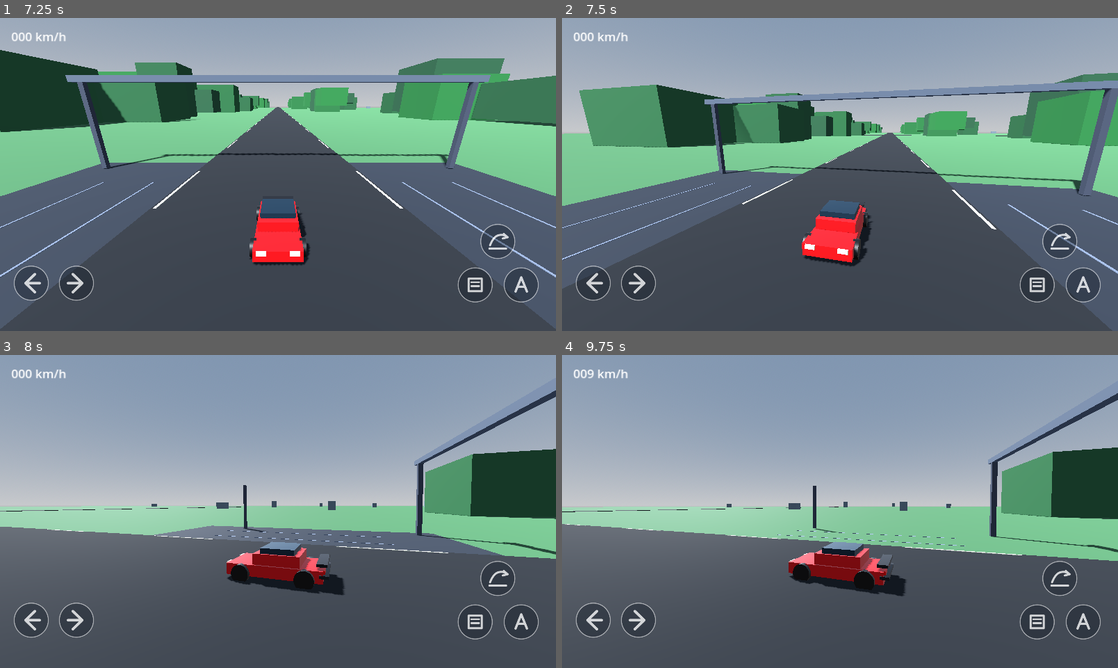
Above: before the commit, frames 1-4 (two rows, left to right).
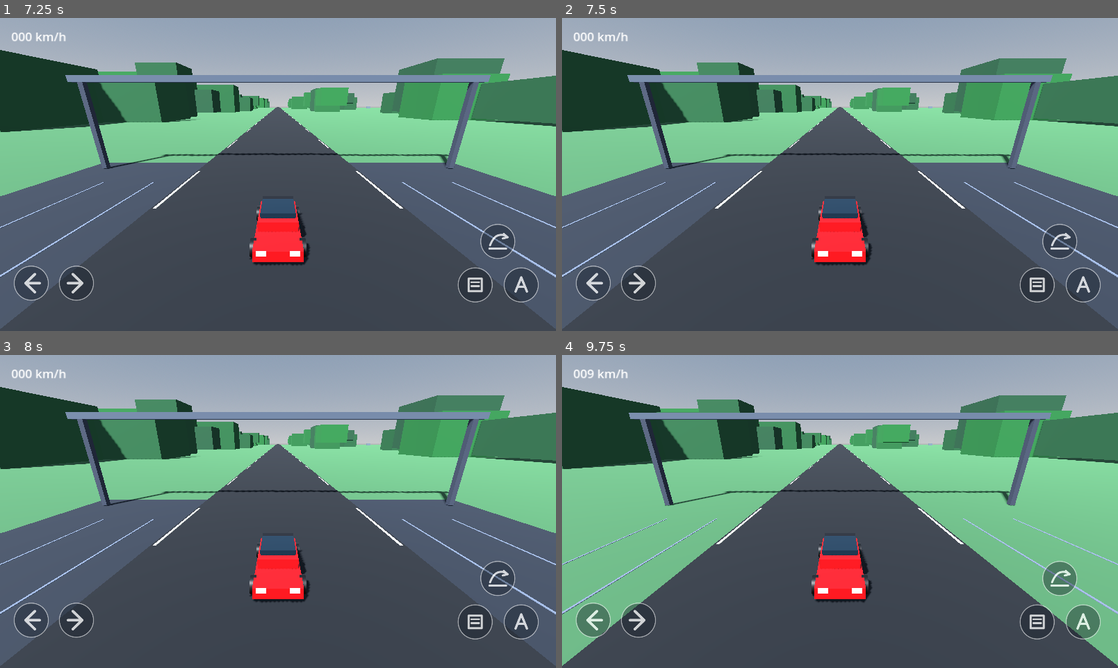
Above: after the commit, the same moments.

Repository: suyziss/SJDE1
Game: Godot game, scene res://main.tscn
Same seed, same stepped clock (60 frames per second), same inputs: the game is played once before the commit and once after it.
Inputs (mouse positions are in pixels of both pictures, inside the frame that each line leads up to):
- Up to frame 1 (7.25 s): click "START DRIVE →" at 0.5 s; click (33, 284) at 1.25 s; click (77, 284) at 2 s; click (472, 284) at 2.75 s; move the mouse to (400, 158) at 3.52 s; hold D (steer_right) 3.53-4.25 s; click (400, 158) at 3.67 s; click (522, 284) at 4.25 s; click (500, 240) at 5 s; tap Enter at 5.75 s; drag from (166, 190) to (250, 237) at 5.77 s; tap Space (handbrake) at 6.5 s; move the mouse to (333, 105) at 6.52 s; hold D (steer_right) from 6.53 s (still down); click (333, 105) at 6.67 s
- Up to frame 2 (7.5 s): release D (steer_right) at 7.25 s; tap Enter at 7.25 s; drag from (812, 237) to (673, 127) at 7.27 s
- Up to frame 3 (8 s): no input
- Up to frame 4 (9.75 s): move the mouse to (1006, 558) at 8.02 s; hold A (steer_left) 8.03-8.75 s; click (1006, 558) at 8.17 s; drag from (673, 464) to (756, 433) at 8.77 s; tap Space (handbrake) at 9.5 s; move the mouse to (867, 511) at 9.52 s; hold S (brake) from 9.53 s (still down); click (867, 511) at 9.67 s

Frame 1 is identical in both runs. In frame 2, 30% of the frame differs, in the area x 0-100%, y 10-100%; in frame 3, 50%; in frame 4, 58%, in the area x 0-100%, y 8-100%.

Commit message:
Keep camera drag clear of driving controls

Diff:
--- a/scripts/car.gd
+++ b/scripts/car.gd
@@ -21,10 +21,10 @@
     _build_camera()
 func _input(event: InputEvent) -> void:
     var w = get_viewport().get_visible_rect().size.x
-    if event is InputEventScreenDrag and event.position.x > w * 0.32:
+    if event is InputEventScreenDrag and event.position.x > w * 0.32 and (not drive_enabled or event.position.y < get_viewport().get_visible_rect().size.y * 0.68):
         _rotate_camera(event.relative)
     elif event is InputEventMouseButton and event.button_index == MOUSE_BUTTON_LEFT:
-        _mouse_look = event.pressed and event.position.x > w * 0.32
+        _mouse_look = event.pressed and event.position.x > w * 0.32 and (not drive_enabled or event.position.y < get_viewport().get_visible_rect().size.y * 0.68)
     elif event is InputEventMouseMotion and _mouse_look:
         _rotate_camera(event.relative)
 func _rotate_camera(relative: Vector2) -> void:
